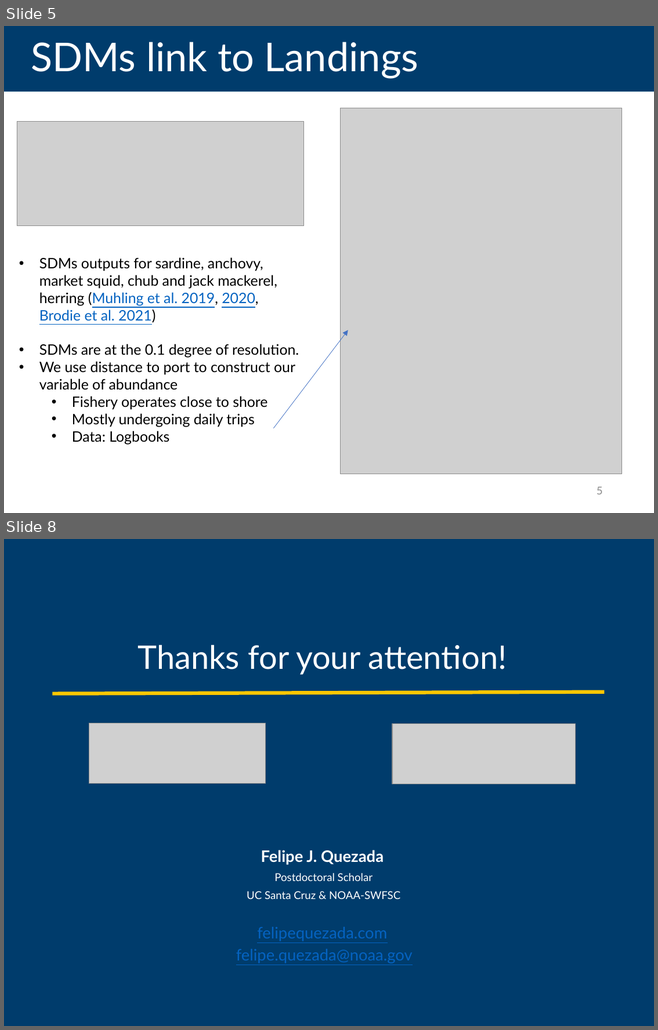
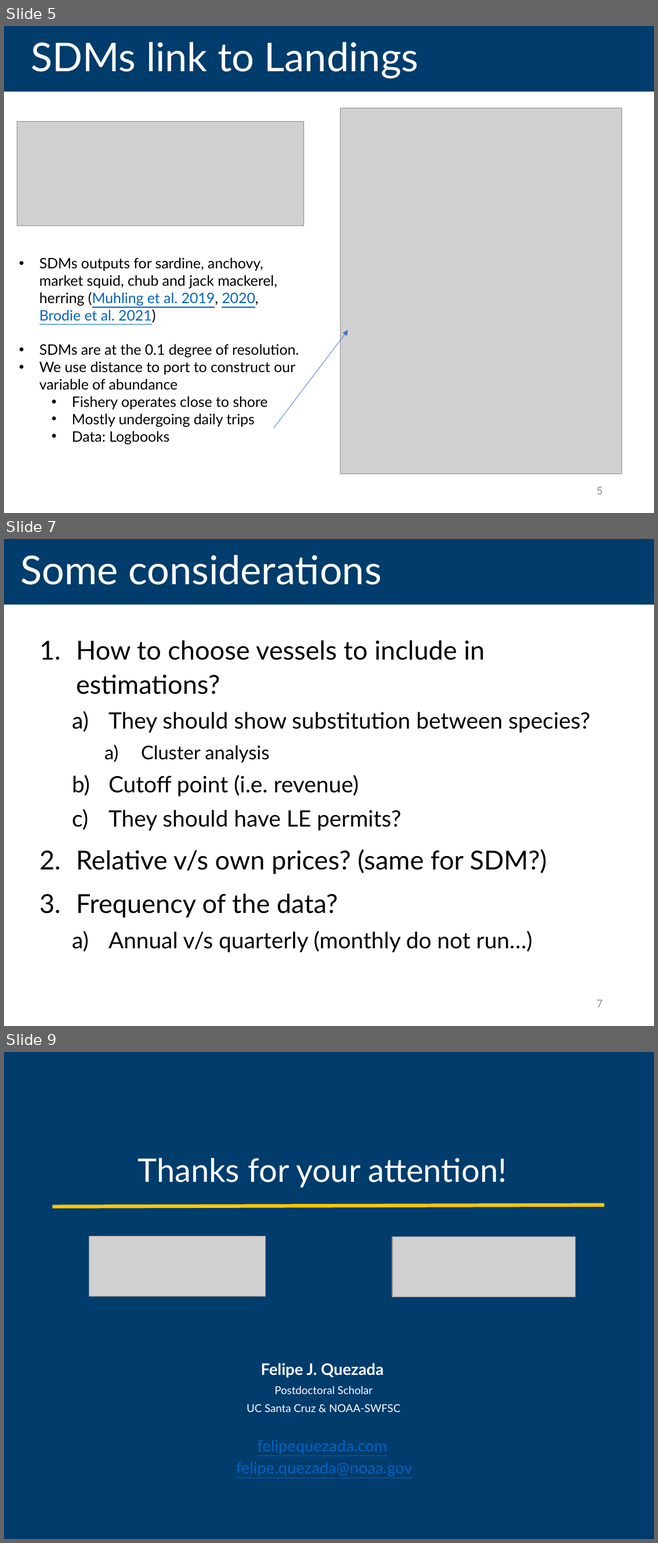
Before and after one commit to futureseas/EconAnalysis, a slide deck: Slides/portfolio_subs_FQE.pptx. Shown one above the other, each under a label of ours: slides 5 and 8 before the commit, slides 5, 7 and 9 after it; the slides between them are not shown. The pictures are 658x1030 and 658x1543 pixels, drawn with LibreOffice and Linux fonts; fonts in the diff are those of the drawing; grey boxes stand for pictures. Boxes give left, top, right and bottom in pixels: in the first picture for what was removed or moved away, otherwise in the second. Text is boxed around its words. In the diff, an @@ line names an element or a change of style, - is before the commit and + after.

```diff
--- a/Slides/portfolio_subs_FQE.pptx
+++ b/Slides/portfolio_subs_FQE.pptx
@@ slide 7 added at box(4, 539, 654, 1026), background #FFFFFF @@
@@ title added at box(4, 539, 654, 605), fill #003C6C, 44 pt, text #FFFFFF @@
+Some considerations
@@ text added at box(76, 640, 590, 953), 25 pt, text #000000 @@
+1. How to choose vessels to include in estimations?
+  a) They should show substitution between species?
+    a) Cluster analysis
+  b) Cutoff point (i.e. revenue)
+  c) They should have LE permits?
+2. Relative v/s own prices? (same for SDM?)
+3. Frequency of the data?
+  a) Annual v/s quarterly (monthly do not run…)
@@ page number added at box(596, 1000, 603, 1008), 12 pt, text #8C8C8C @@
+7
@@ what was slide 8 is now slide 9 @@
```
Also in this commit, not shown: 7 slides changed, 3 other files.
